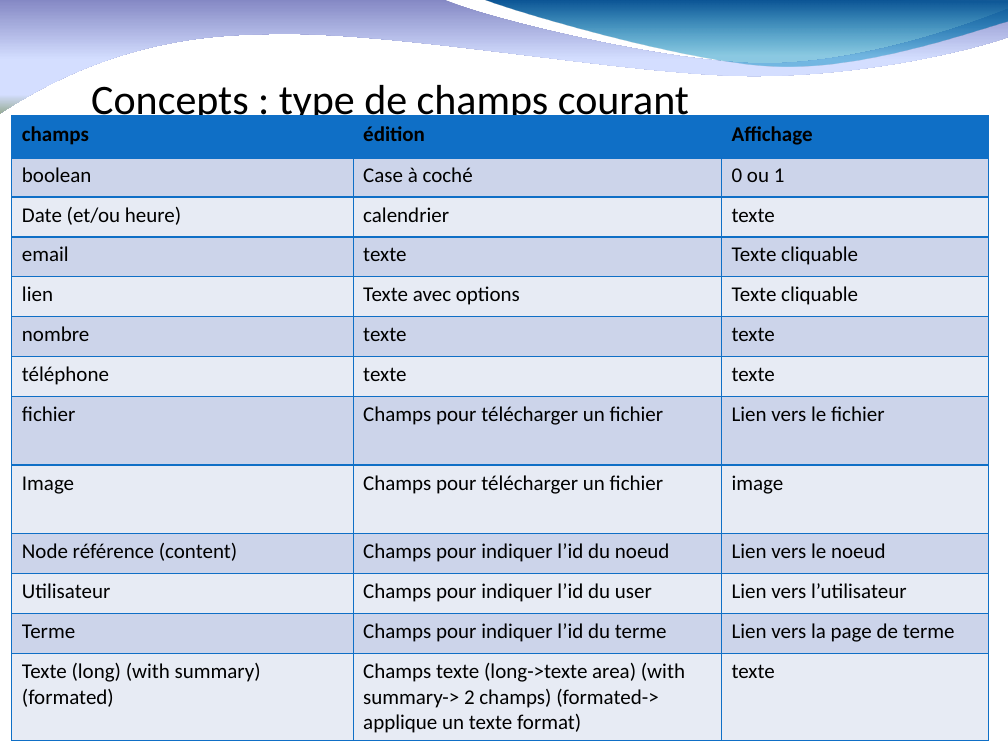
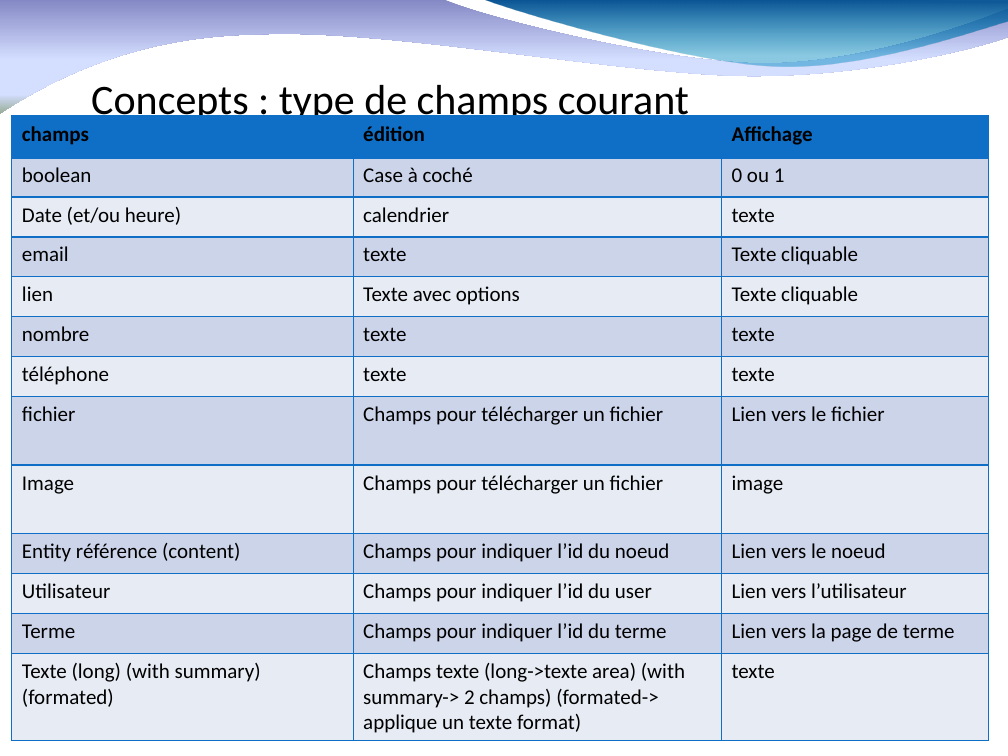
Before and after one commit to fauconv/cours_drupal8, a slide deck: slide 20 of drupal 8 nomades.pptx (slide 18 before the commit). Drawn at 1008x756 pixels with LibreOffice and Linux fonts; fonts in the diff are those of the drawing; background and template pictures are left out. Boxes give left, top, right and bottom in pixels: in the first picture for what was removed or moved away, otherwise in the second. Text is boxed around its words. In the diff, an @@ line names an element or a change of style, - is before the commit and + after.

```diff
--- a/drupal 8 nomades.pptx
+++ b/drupal 8 nomades.pptx
@@ table at box(12, 116, 989, 739) @@
-row 10, column 1: Node référence (content)
+row 10, column 1: Entity référence (content)
```
Also in this commit, not shown: 18 other slides changed, 11 slides added, 1 slide removed.
